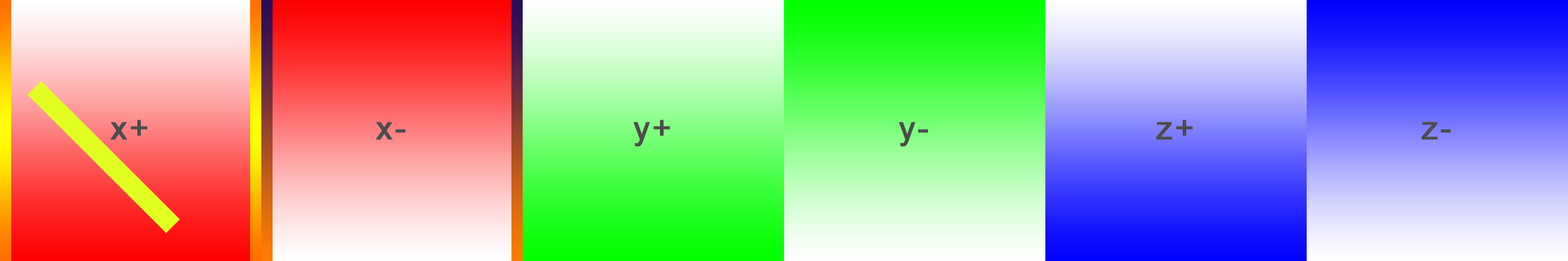
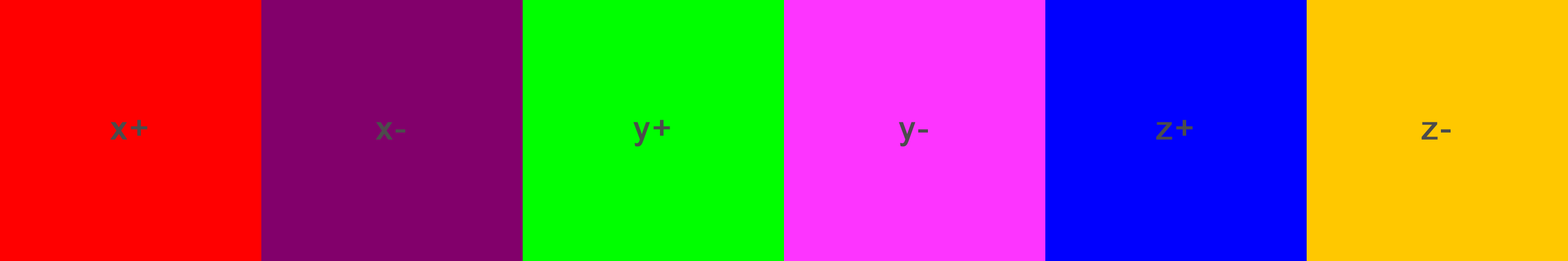
Revision of a layered 1568px x 261px image; what changed, layer by layer:
hid "border_r" over [511, 0, 523, 261]
hid "border_l" over [261, 0, 273, 261]
hid "border_r 사본" over [250, 0, 262, 261]
hid "border_l 사본" over [0, 0, 12, 261]
renamed "레이어 1" to "bar", hid it over [27, 80, 180, 234]
